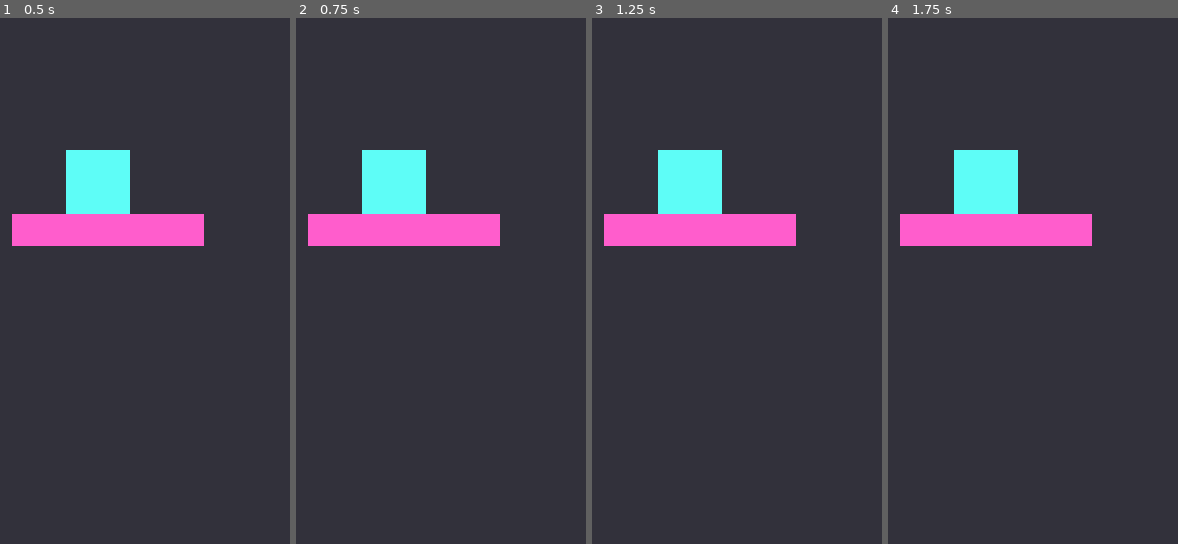
Above: before the commit, frames 1-4 (left to right).
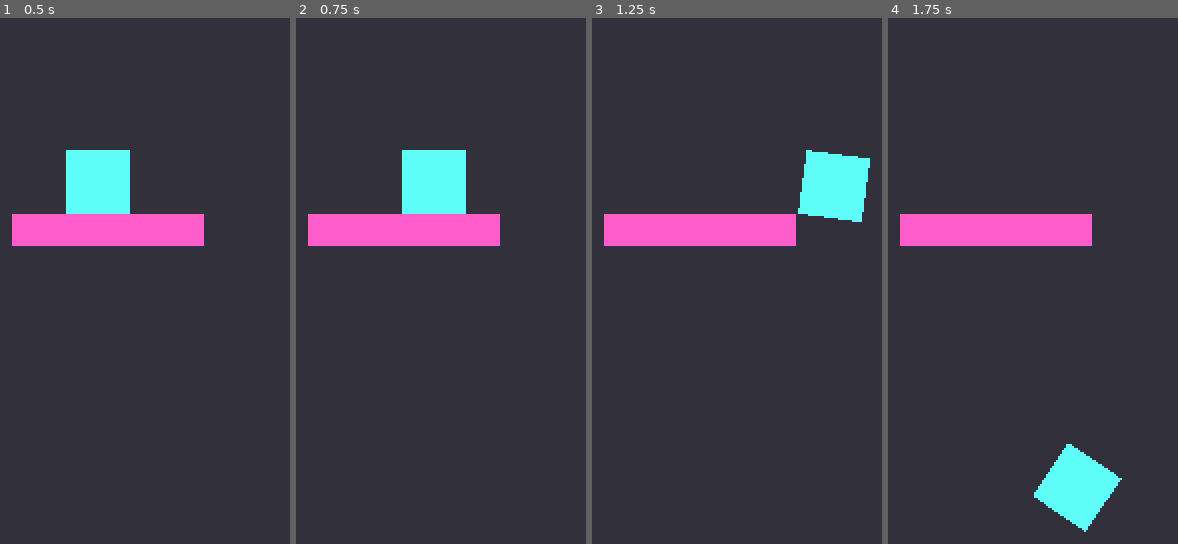
Above: after the commit, the same moments.

Repository: emilykrohn/NeonNightscape
Game: Godot game, scene res://Scenes/main.tscn
The game is run twice, just before and just after one commit, with the same random seed, the same clock (stepped at 60 frames per second) and the same inputs.
Inputs:
- Up to frame 1 (0.5 s): no input
- Up to frame 2 (0.75 s): hold D (right) from 0.53 s (still down)
- Up to frame 3 (1.25 s): keep holding D (right)
- Up to frame 4 (1.75 s): release D (right) at 1.28 s; hold A (left) from 1.28 s (still down)

Frame 1 is identical in both runs. In frame 2, 3.4% of the frame differs, in the area x 22-59%, y 25-38%; in frame 3, 5.4%; in frame 4, 5.4%, in the area x 22-81%, y 25-98%.

Commit message:
Add player movement

Diff:
--- a/Scripts/player.gd
+++ b/Scripts/player.gd
@@ -1,11 +1,12 @@
 extends RigidBody2D
 
+var speed := 100
+var jump_force := 500
 
-# Called when the node enters the scene tree for the first time.
-func _ready():
-	pass # Replace with function body.
-
-
-# Called every frame. 'delta' is the elapsed time since the previous frame.
-func _process(delta):
-	pass
+func _physics_process(delta):
+	if Input.is_action_pressed("left"):
+		global_position.x -= speed * delta
+	elif Input.is_action_pressed("right"):
+		global_position.x += speed * delta
+	elif Input.is_action_pressed("up"):
+		global_position.y -= jump_force * delta
